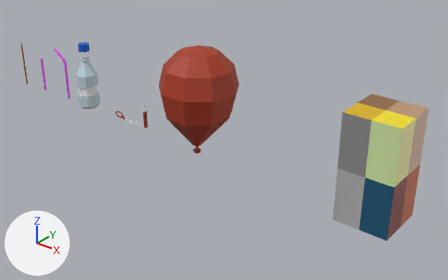
Renders of the glTF model godot/3d/diy_objects/diy_objects.glb from each side of a commit.
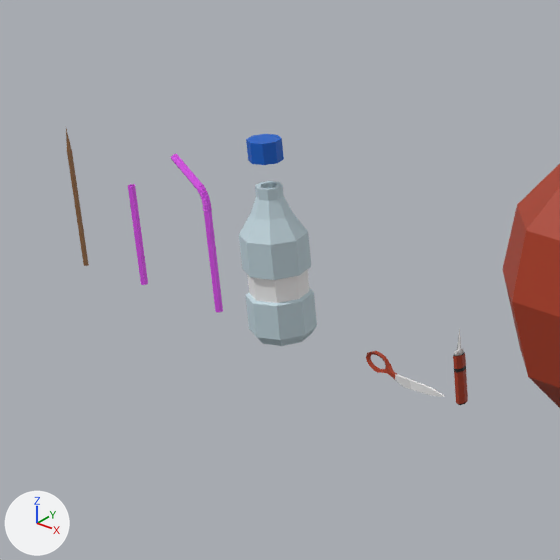
Each version appears first whole from a 50 mm camera at (7.61, -8.68, 5.83) aimed at (0.37, 0.37, 0.22), and next in a close-up on the part from 0% to 39% of the width and 0% to 63% of the height. Every picture has the same lights, and +X, +Y and +Z are marked at lower left. Where no turn or scale is listed for an object, it has been applied to the vertices. Vertices at the same position are counted once.

Names of what the first close-up shows: 'Balloon', 'HobbyKnife', 'PlasticBottle', 'PlasticBottleCap', 'PlasticStraw', 'PlasticStrawCut', 'Scissor', 'Skewer'.
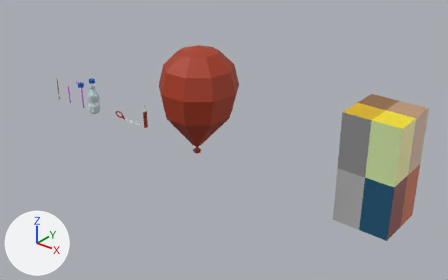
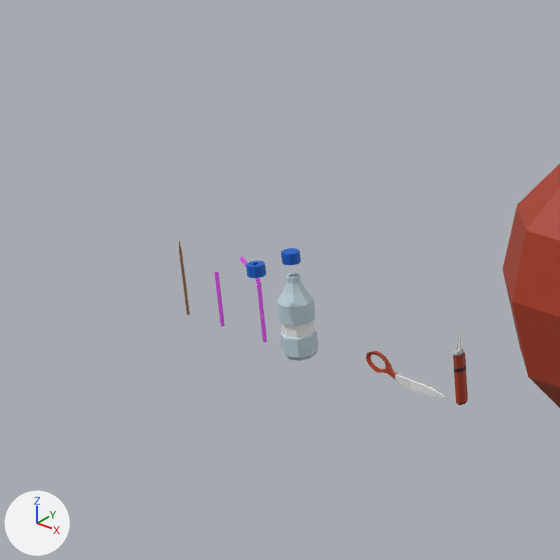
Commit message: Models update, added straw

Location of each change, (x1, y1, x2, y2) in pixels of the close-ups (560 x 560 px):
'PlasticBottle', mesh rescaled, moved (47% narrower, 46% shorter): before (239, 181, 317, 346); after (277, 273, 318, 361)
'PlasticStraw', mesh rescaled, moved (45% narrower, 46% shorter): before (171, 154, 223, 312); after (239, 257, 267, 342)
'PlasticBottleCap', mesh rescaled, moved (46% narrower, 44% shorter): before (246, 134, 284, 165); after (281, 248, 301, 265)
'PlasticStrawCut', mesh rescaled, moved: before (128, 184, 148, 285); after (214, 271, 225, 326)
'Skewer', mesh rescaled, moved (50% narrower, 46% shorter): before (66, 129, 89, 266); after (179, 241, 190, 315)
'PlasticBottleCap.002', added: after (246, 261, 266, 278)

Diff of the bpy script that builds the scene:
```diff
--- a/godot/3d/diy_objects/diy_objects.glb.py
+++ b/godot/3d/diy_objects/diy_objects.glb.py
@@ me_cylinder_007 @@
 me_cylinder_007.from_pydata(...)  # 96 vertices, 188 faces; spans x -0.25..0.25, y -0.25..0.25, z -0.319..0.859
 # used by ob_plasticbottle; location = (-3.409, -0.008, 0.435)
+# me_cylinder_007 part 1: the whole mesh is scaled about the mesh origin by 0.535
 me_cylinder_007.materials.append(mat_material)
@@ me_cylinder_008 @@
 me_cylinder_008.from_pydata(...)  # 32 vertices, 60 faces; spans x -0.126..0.126, y -0.126..0.126, z -0.078..0.078
 # used by ob_plasticbottlecap; location = (-3.409, -0.008, 1.564)
+# me_cylinder_008 part 2: the whole mesh is scaled about its middle by 0.535
 me_cylinder_008.materials.append(mat_material)
@@ me_cylinder_009 @@
 me_cylinder_009.from_pydata(...)  # 198 vertices, 392 faces; spans x -0.349..0.032, y -0.037..0.037, z -0.41..0.778
 # used by ob_plasticstraw; location = (-4.105, -0.053, 0.563)
+# me_cylinder_009 part 3: the whole mesh is scaled about the mesh origin by 0.535
 me_cylinder_009.materials.append(mat_material)
@@ me_cylinder_010 @@
 me_cylinder_010.from_pydata(...)  # 24 vertices, 48 faces; spans x -0.027..0.027, y -0.031..0.031, z -0.41..0.405
 # used by ob_plasticstrawcut; location = (-5.031, -0.053, 0.563)
+# me_cylinder_010 part 4: the whole mesh is scaled about the mesh origin by 0.535
 me_cylinder_010.materials.append(mat_material)
@@ me_cylinder_011 @@
 me_cylinder_011.from_pydata(...)  # 13 vertices, 22 faces; spans x -0.019..0.019, y -0.022..0.022, z -0.535..0.641
 # used by ob_skewer; location = (-5.875, -0.007, 0.633)
+# me_cylinder_011 part 5: the whole mesh is scaled about the mesh origin by 0.535
 me_cylinder_011.materials.append(mat_material)
@@ me_cylinder_018 @@
+me_cylinder_018.from_pydata(...)  # 48 vertices, 96 faces; spans x -0.0672..0.0672, y -0.0672..0.0672, z -0.0418..0.0424
+me_cylinder_018.materials.append(mat_material)  # picture img_color
@@ ob_plasticbottle @@
 ob_plasticbottle = bpy.data.objects.new('PlasticBottle', me_cylinder_007)
-ob_plasticbottle.location = (-3.409, -0.008, 0.435)
+ob_plasticbottle.location = (-3.155, -0.073, 0.218)
@@ ob_plasticbottlecap @@
 ob_plasticbottlecap = bpy.data.objects.new('PlasticBottleCap', me_cylinder_008)
-ob_plasticbottlecap.location = (-3.409, -0.008, 1.564)
+ob_plasticbottlecap.location = (-3.155, -0.073, 0.823)
@@ ob_plasticstraw @@
 ob_plasticstraw = bpy.data.objects.new('PlasticStraw', me_cylinder_009)
-ob_plasticstraw.location = (-4.105, -0.053, 0.563)
+ob_plasticstraw.location = (-3.528, -0.097, 0.287)
@@ ob_plasticstrawcut @@
 ob_plasticstrawcut = bpy.data.objects.new('PlasticStrawCut', me_cylinder_010)
-ob_plasticstrawcut.location = (-5.031, -0.053, 0.563)
+ob_plasticstrawcut.location = (-4.023, -0.097, 0.287)
@@ ob_skewer @@
 ob_skewer = bpy.data.objects.new('Skewer', me_cylinder_011)
-ob_skewer.location = (-5.875, -0.007, 0.633)
+ob_skewer.location = (-4.475, -0.073, 0.324)
@@ ob_plasticbottlecap_002 @@
+ob_plasticbottlecap_002 = bpy.data.objects.new('PlasticBottleCap.002', me_cylinder_018)
+ob_plasticbottlecap_002.location = (-3.149, -0.399, 0.823)
```
